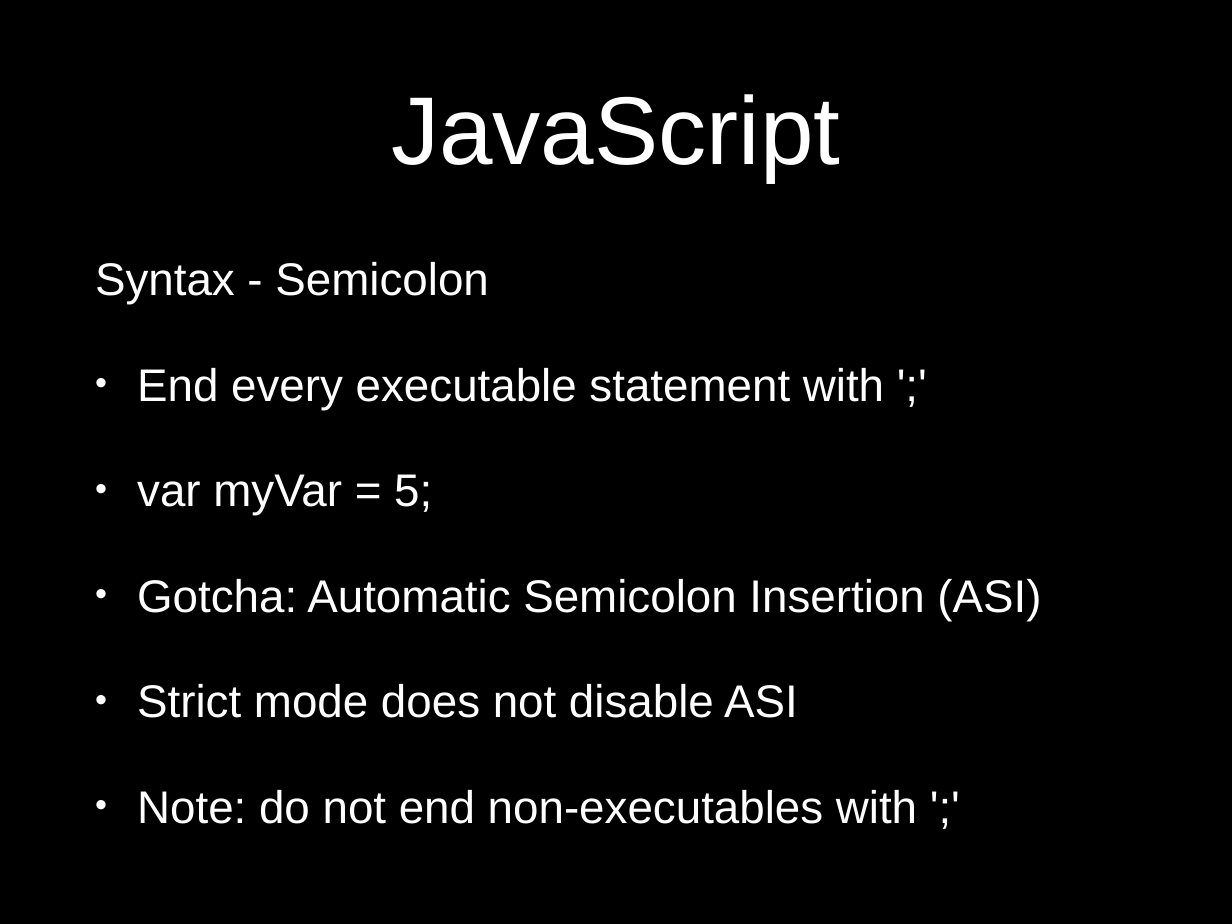
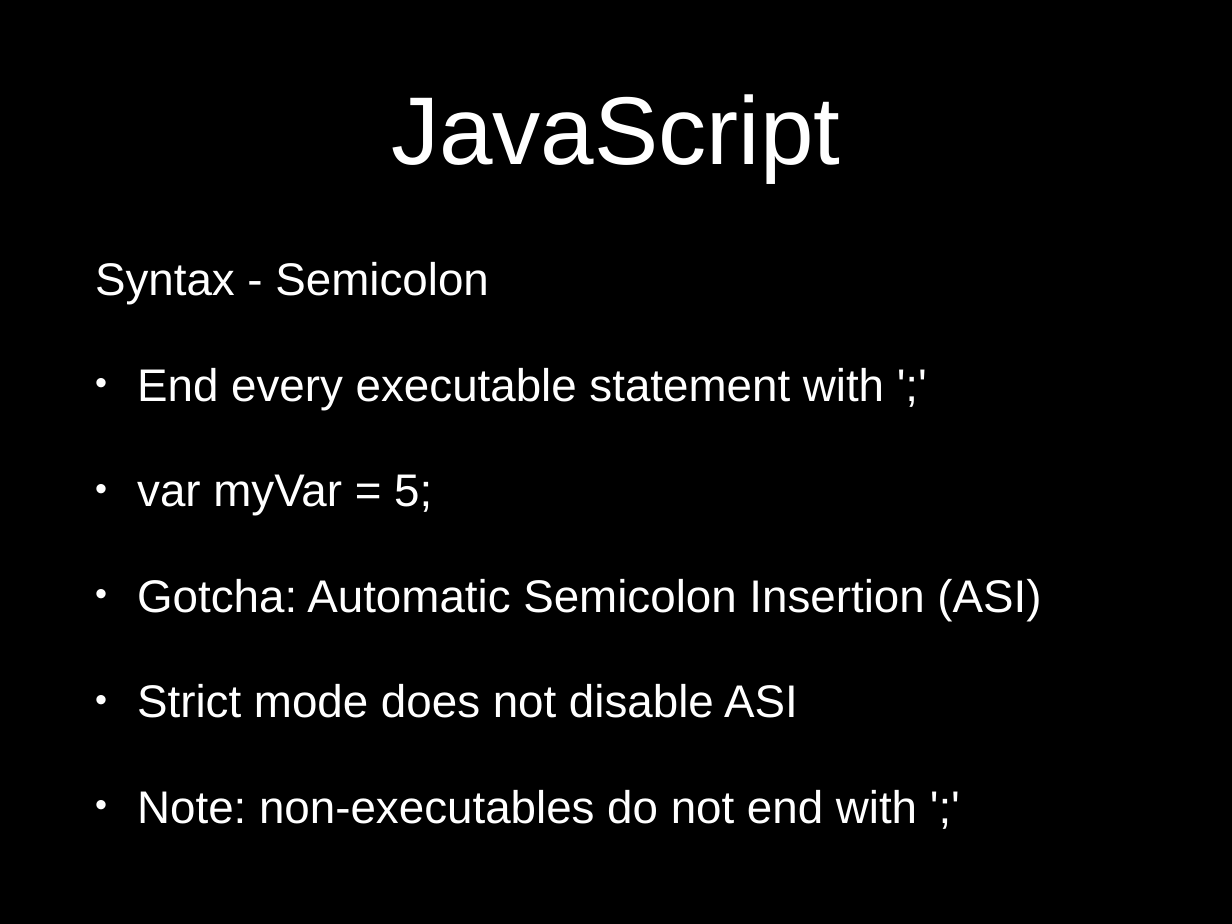
Before and after one commit to eliasjames/training-web-dev, a slide deck: slide 48 of intro-to-web-dev/slides/powerpoint/day2.pptx (slide 46 before the commit). Drawn at 1232x924 pixels with LibreOffice and Linux fonts; fonts in the diff are those of the drawing. Boxes give left, top, right and bottom in pixels: in the first picture for what was removed or moved away, otherwise in the second. Text is boxed around its words. In the diff, an @@ line names an element or a change of style, - is before the commit and + after.

```diff
--- a/intro-to-web-dev/slides/powerpoint/day2.pptx
+++ b/intro-to-web-dev/slides/powerpoint/day2.pptx
@@ text at (137,790,917,824): text changed @@
-• Note: do not end non-executables with ';'
+• Note: non-executables do not end with ';'
```
Also in this commit, not shown: 15 other slides changed, 8 slides added, 4 slides removed.
